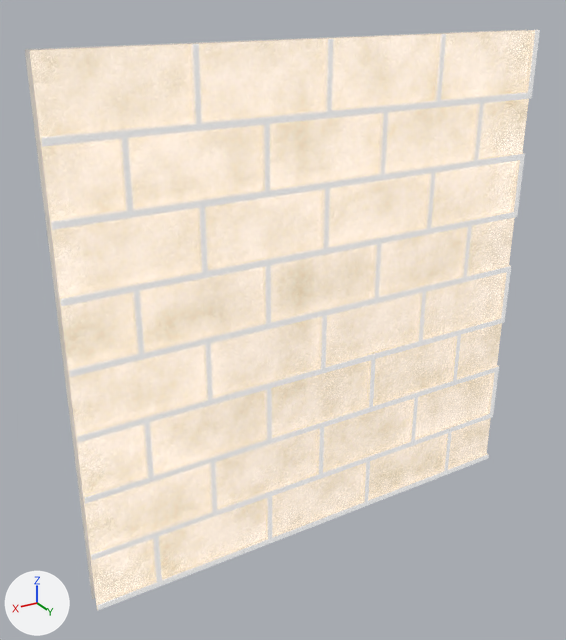
Renders of the Blender file resources/models/wall/Wall.blend from each side of a commit.
Before and after are seen from a 50 mm camera at (1.58, 2.34, 2.17) aimed at (0.13, -0.08, 0.96). Every picture has the same lights, and +X, +Y and +Z are marked at lower left.

Objects in the first picture: 'BakeTarget', 'Wall'.
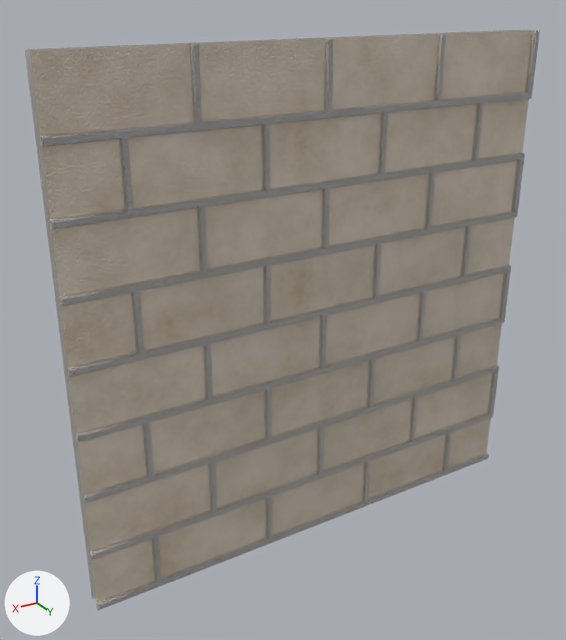
Edits to the bpy script that builds the scene:
```text
Change mat_brick:
    add n5 = _N.new('ShaderNodeDisplacement'); n5.name = 'Displacement'
    add n5.inputs[2].default_value = 0.005  # 'Scale'
    add n6 = _N.new('ShaderNodeBsdfPrincipled'); n6.name = 'Principled BSDF'
    add n6.inputs[2].default_value = 0.6  # 'Roughness'
    where n4 = _N.new('ShaderNodeTexNoise'); n4.name = 'Noise Texture'
    remove n4.inputs[5].default_value = 3.0  # 'Lacunarity'
    remove n5 = _N.new('ShaderNodeDisplacement'); n5.name = 'Displacement'
    remove n5.inputs[2].default_value = 0.02  # 'Scale'
    remove n6 = _N.new('ShaderNodeBsdfPrincipled'); n6.name = 'Principled BSDF'
    remove n6.inputs[2].default_value = 0.6  # 'Roughness'
    remove n6.inputs[28].default_value = 1.0  # 'Emission Strength'
Change mat_mortar:
    add n2 = _N.new('ShaderNodeDisplacement'); n2.name = 'Displacement'
    add n3 = _N.new('ShaderNodeBsdfPrincipled'); n3.name = 'Principled BSDF'
    add n3.inputs[0].default_value = (0.5, 0.5, 0.5, 1.0)  # 'Base Color', grey #bcbcbc
    add n3.inputs[2].default_value = 0.8  # 'Roughness'
    where n1 = _N.new('ShaderNodeTexNoise'); n1.name = 'Noise Texture'
    remove n2 = _N.new('ShaderNodeDisplacement'); n2.name = 'Displacement'
    remove n3 = _N.new('ShaderNodeBsdfPrincipled'); n3.name = 'Principled BSDF'
    remove n3.inputs[0].default_value = (0.5, 0.5, 0.5, 1.0)  # 'Base Color', grey #bcbcbc
    remove n3.inputs[2].default_value = 0.8  # 'Roughness'
    remove n3.inputs[27].default_value = (0.5, 0.5, 0.5, 1.0)  # 'Emission Color', grey #bcbcbc
    remove n3.inputs[28].default_value = 1.0  # 'Emission Strength'
    n1.inputs[5].default_value: 4.0 -> 3.0  # 'Lacunarity'
```

Where the change shows, as pixel boxes (x1, y1, x2, y2) in the pictures (566 x 640 px):
'Wall', surface changed, recoloured (white to grey)
    both: (30, 30, 540, 610)
